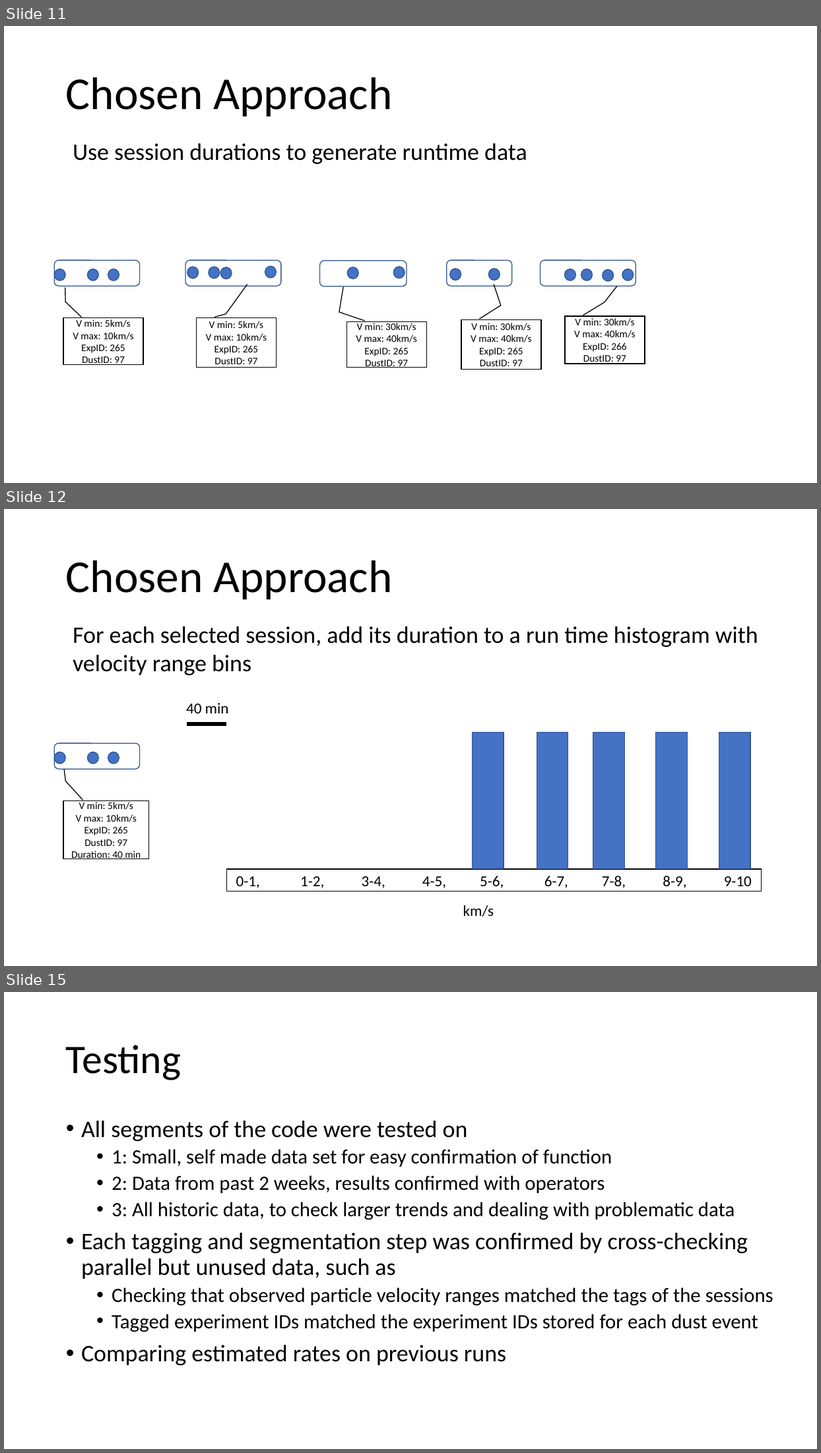
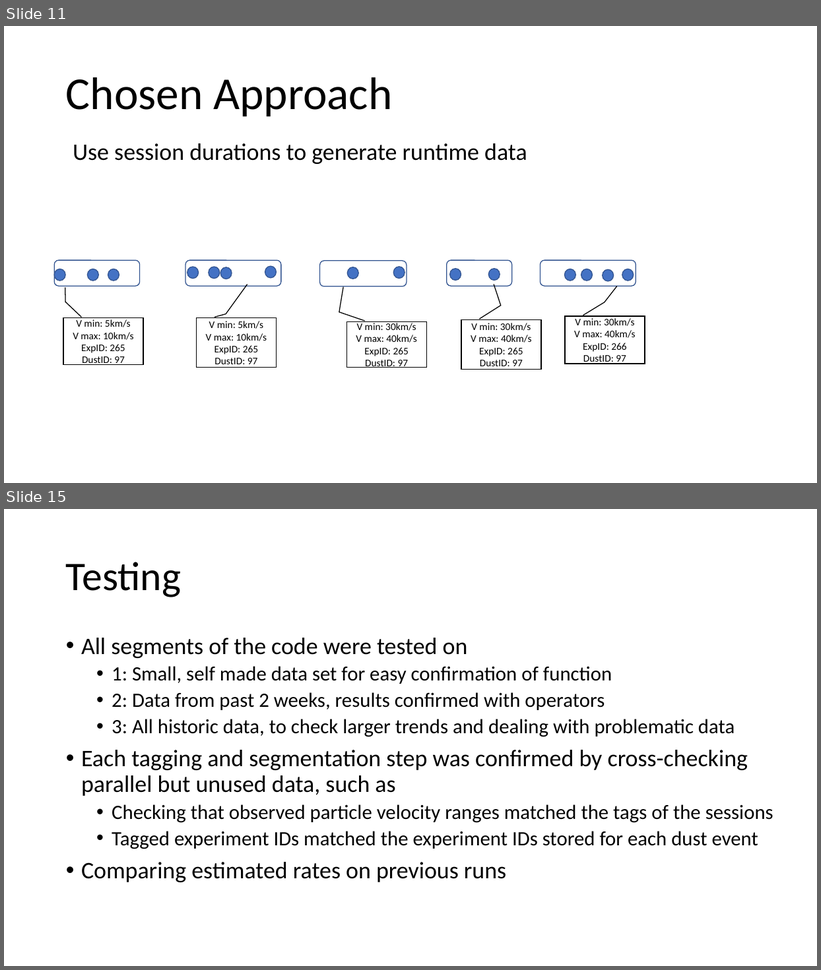
Before and after one commit to nathan-m-schneider-22/Dust-Accelerator-Database-Analysis, a slide deck: Dust_Data_Project.pptx. Shown one above the other, each under a label of ours: slides 11, 12 and 15 before the commit, slides 11 and 15 after it; the slides between them are not shown. The pictures are 821x1453 and 821x970 pixels, drawn with LibreOffice and Linux fonts; fonts in the diff are those of the drawing. Boxes give left, top, right and bottom in pixels: in the first picture for what was removed or moved away, otherwise in the second. Text is boxed around its words. In the diff, an @@ line names an element or a change of style, - is before the commit and + after.

```diff
--- a/Dust_Data_Project.pptx
+++ b/Dust_Data_Project.pptx
@@ slide 12 removed at (x1=4, y1=509, x2=817, y2=966), background #FFFFFF @@
@@ title removed at (x1=66, y1=560, x2=392, y2=600) @@
-Chosen Approach
@@ text removed at (x1=73, y1=626, x2=758, y2=675) @@
-For each selected session, add its duration to a run time histogram with velocity range bins
@@ text removed at (x1=186, y1=703, x2=229, y2=714) @@
-40 min
@@ line removed from (187, 724) to (226, 724) @@
@@ rounded rectangle removed at (x1=54, y1=743, x2=139, y2=769) @@
@@ rectangle removed at (x1=473, y1=732, x2=504, y2=869) @@
@@ rectangle removed at (x1=537, y1=732, x2=568, y2=869) @@
@@ rectangle removed at (x1=593, y1=732, x2=624, y2=869) @@
@@ rectangle removed at (x1=656, y1=732, x2=687, y2=869) @@
@@ rectangle removed at (x1=719, y1=732, x2=750, y2=869) @@
@@ ellipse removed at (x1=54, y1=753, x2=65, y2=764) @@
@@ ellipse removed at (x1=88, y1=753, x2=98, y2=764) @@
@@ ellipse removed at (x1=108, y1=753, x2=119, y2=764) @@
@@ border callout removed at (x1=64, y1=801, x2=149, y2=859) @@
-V min: 5km/s
-V max: 10km/s
-ExpID: 265
-DustID: 97
-Duration: 40 min
@@ rectangle removed at (x1=226, y1=869, x2=762, y2=892) @@
-0-1, 1-2, 3-4, 4-5, 5-6, 6-7, 7-8, 8-9, 9-10
@@ text removed at (x1=463, y1=906, x2=494, y2=917) @@
-km/s
```
Also in this commit, not shown: 7 slides changed, 9 slides added, 10 other slides removed, 14 other files.
